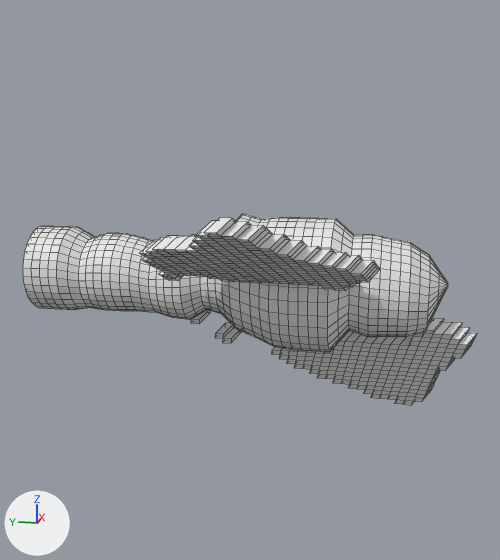
A saved change to the OBJ model landstalker/data/proxies/church_angel_613.obj.
The view is the same before and after, from a 50 mm lens placed at (302.2, -71.5, 467.2), pointed at (370.1, -57.9, 450.3). The lights are fixed; the arrows at lower left show +X, +Y and +Z. The picture after the commit comes second. Mesh edges are drawn as thin lines. Where no turn or scale is listed for an object, it has been applied to the vertices.

The older version as bpy lines, for what is in view:
```python
me_church_angel_613 = bpy.data.meshes.new('church_angel_613')
me_church_angel_613.from_pydata(...)  # 2642 vertices, 2664 faces; spans x 354.8..383.8, y -81.6..-32.0, z 432.8..458.8
ob_church_angel_613 = bpy.data.objects.new('church_angel_613', me_church_angel_613)
ob_church_angel_613.location = (0.0, 0.0, 0.0)
```
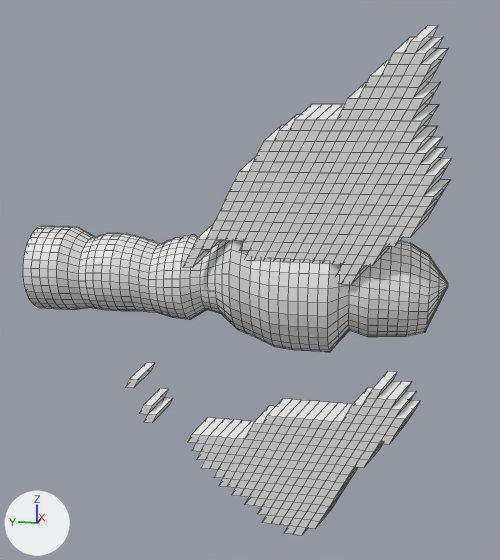
Boxes [x1, y1, x2, y2] around the edits, measured in the pictures (500 x 560 px; the box of a moved part takes in the faces that stretch with it):
'church_angel_613', reshaped (166% taller)
    before: [23, 214, 477, 405]
    after: [23, 26, 452, 535]
part 1 of me_church_angel_613, moved or reshaped
    before: [140, 218, 380, 291]
    after: [183, 26, 452, 284]
part 2 of me_church_angel_613, moved or reshaped
    before: [191, 309, 477, 405]
    after: [126, 363, 420, 535]

Patch to the scene script:
```diff
--- a/landstalker/data/proxies/church_angel_613.obj.py
+++ b/landstalker/data/proxies/church_angel_613.obj.py
@@ me_church_angel_613 @@
 # used by ob_church_angel_613; location = (0.0, 0.0, 0.0)
-me_church_angel_613.from_pydata(...)  # 2642 vertices, 2664 faces; spans x 354.8..383.8, y -81.6..-32.0, z 432.8..458.8
+me_church_angel_613.from_pydata(...)  # 2642 vertices, 2664 faces; spans x 368.8..383.8, y -78.0..-32.0, z 421.2..474.8
+# me_church_angel_613 part 1: the loose piece of 650 vertices spanning x 354.8..370.8, y -71.0..-49.1, z 449.7..458.8 is multiplied about its middle by the matrix ((0.495, 0.0, 0.919), (0.505, 1.0, -0.919), (-0.505, 0.0, 1.919)), then moved by (8.2, -8.2, 8.2)
+# me_church_angel_613 part 2: 486 of 2642 vertices moved; they spanned x 375.3..382.9, y -81.6..-49.7, z 432.8..445.4 and now span x 370.2..371.8, y -75.7..-43.7, z 421.2..440.8; mean shift (-8.2, 8.2, -8.2); largest move (381.8, -74.3, 432.8) -> (370.2, -62.7, 421.2)
```
